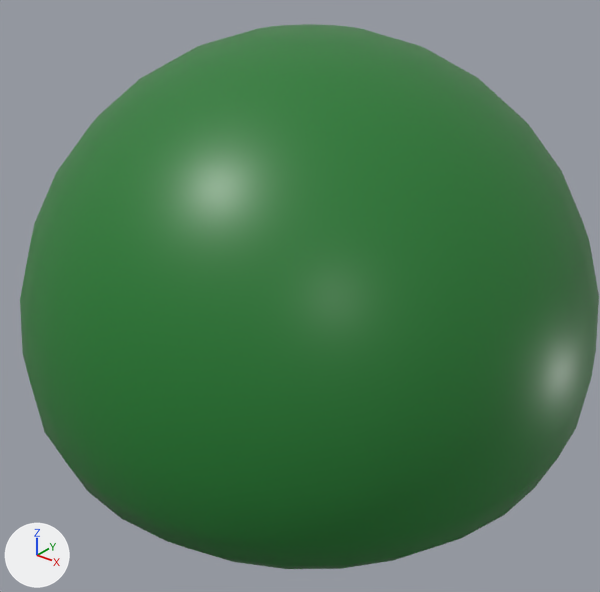
The FBX model Assets/Graph/Meshes/Blobz/Blobz.fbx: old version first, new version second.
Both versions are drawn from a 50 mm lens placed at (1.682, -2.209, 2.113), pointed at (0.006, -0.115, 0.814). The lights are fixed; the arrows at lower left show +X, +Y and +Z. Where no turn or scale is listed for an object, it has been applied to the vertices.

In view in the first picture: 'InnerShape.003'.
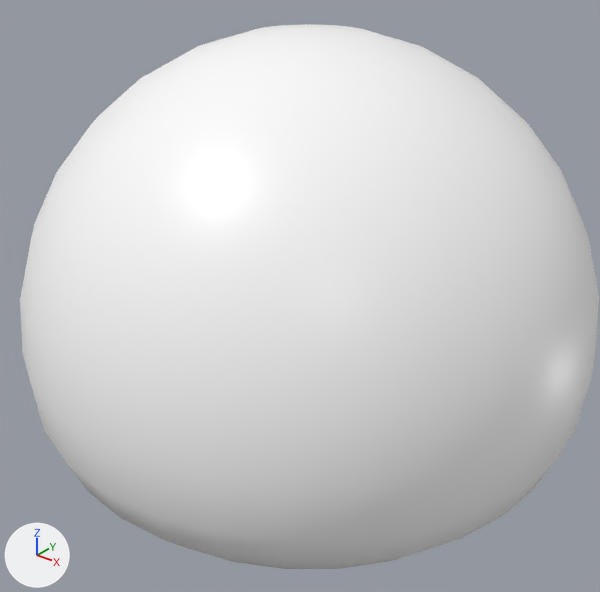
Where the newer file only moved an object's origin or applied its transform, the numbers keep the older frame.

Boxes [x1, y1, x2, y2] around the edits, measured in the pictures (600 x 592 px):
part 1 of me_sphere_070, recoloured (green to white): [20, 24, 599, 569] in both

Edits to the bpy script that builds the scene:
```text
Change me_sphere_070:
    where me_sphere_070.from_pydata(...)  # 6459 vertices, 6848 faces; spans x -1.0..1.0, y -1.0..1.0, z -1.0..0.72
    used by ob_innershape_003; location = (0.012, -0.072, 1.019)
    remove me_sphere_070.materials.append(mat_green)  # green #92e79e
    remove me_sphere_070.materials.append(mat_black)  # black #000000
    me_sphere_070 part 1: all 2240 faces that had it switch from mat_depthgreen (dark green #247c31) to mat_white (white #ffffff)
```
